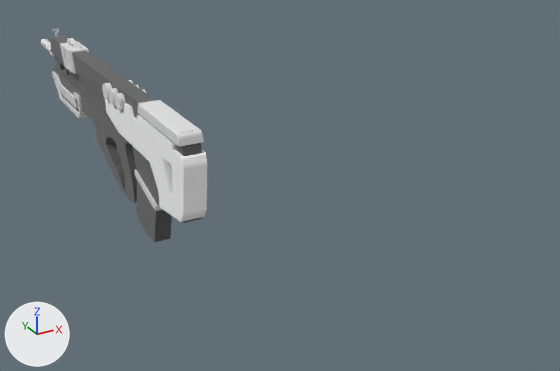
A saved change to the Blender file Models/Rifle.blend.
Camera for both pictures: a camera (50 mm lens) standing at (-0.68, -2.49, 0.8) and looking at (0.37, -0.57, -0.16). Lighting does not change. The marker at lower left points along +X, +Y and +Z.
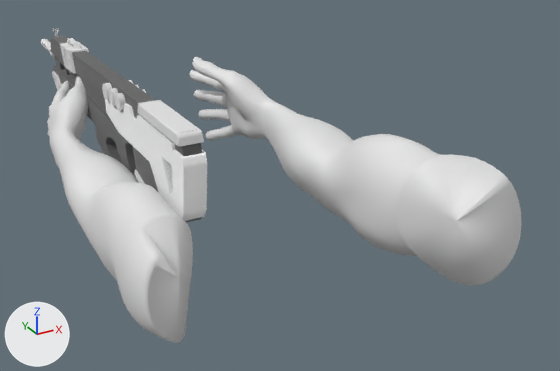
Where the change shows, as pixel boxes (x1, y1, x2, y2) in the pictures (560 x 371 px):
```json
{"object": "FinalBaseMesh.003", "change": "added", "after": [189, 57, 522, 286]}
{"object": "FinalBaseMesh.004", "change": "added", "after": [47, 75, 193, 343]}
```

Edits to the scene script, one JSON object a line:
```json
{"op": "add", "block": "mat_default_003", "code": ["mat_default_003 = principled_material('default.003')", "mat_default_003.base_color = (0.8, 0.8, 0.8)  # white #e7e7e7"]}
{"op": "add", "block": "me_finalbasemesh_008", "code": ["me_finalbasemesh_008 = bpy.data.meshes.new('FinalBaseMesh.008')", "me_finalbasemesh_008.from_pydata(...)  # 3302 vertices, 3279 faces; spans x -1.34..2.37, y -2.93..4.87, z -1.16..1.21", "me_finalbasemesh_008.materials.append(mat_default_003)  # white #e7e7e7"]}
{"op": "add", "block": "ob_finalbasemesh_004", "code": ["ob_finalbasemesh_004 = bpy.data.objects.new('FinalBaseMesh.004', me_finalbasemesh_008)", "ob_finalbasemesh_004.location = (-0.092, -0.137, -0.132)", "ob_finalbasemesh_004.rotation_euler = (0.0, -3.142, -0.524)  # degrees (0, -180, -30)", "ob_finalbasemesh_004.scale = (-0.17, -0.17, -0.17)"]}
{"op": "add", "block": "ob_finalbasemesh_003", "code": ["ob_finalbasemesh_003 = bpy.data.objects.new('FinalBaseMesh.003', me_finalbasemesh_008.copy())", "ob_finalbasemesh_003.location = (0.309, -0.699, 0.062)", "ob_finalbasemesh_003.rotation_euler = (0.0756, -0.0436, -2.62)  # degrees (4.3, -2.5, -150)", "ob_finalbasemesh_003.scale = (0.153, 0.153, 0.153)"]}
```
